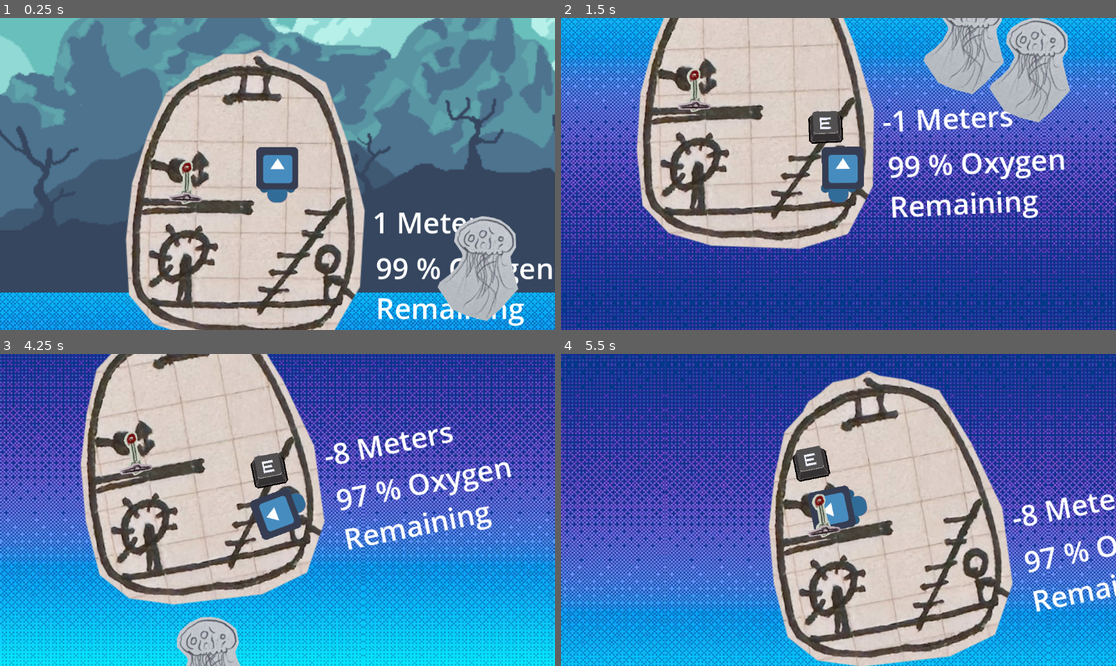
Above: before the commit, frames 1-4 (two rows, left to right).
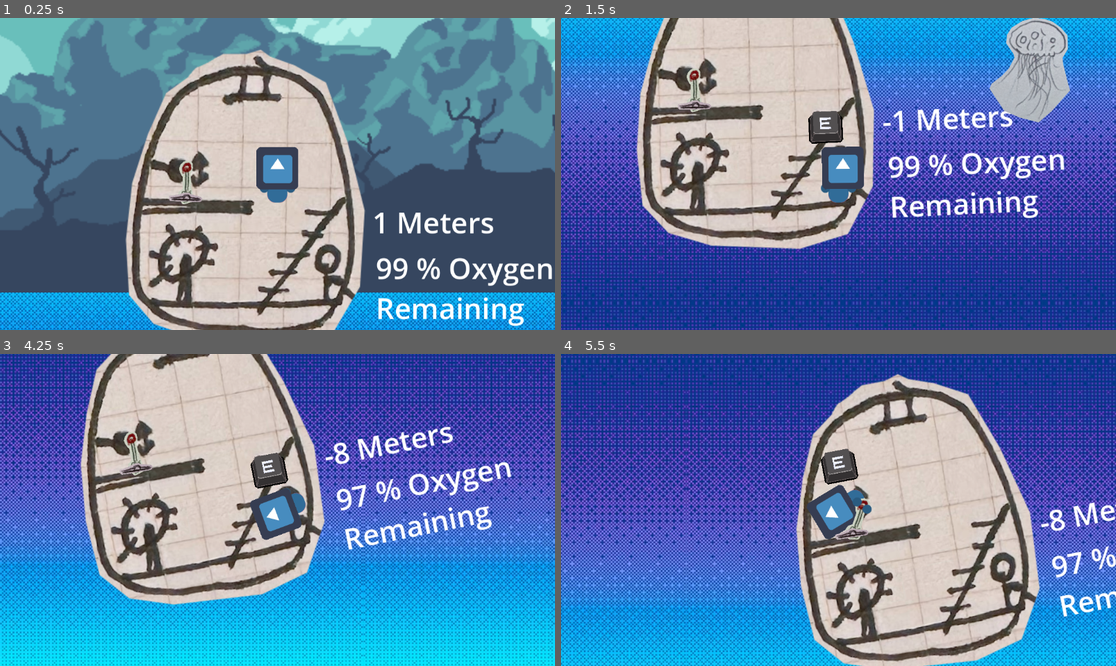
Above: after the commit, the same moments.

Repository: calzila/GGJ_2025
Game: Godot game, scene res://Overworld.tscn
The game is run twice, just before and just after one commit, with the same random seed, the same clock (stepped at 60 frames per second) and the same inputs. The engine's default icon, where the game draws it, is replaced by a stand-in: a white triangle on a blue panel in a dark square.
Inputs:
- Up to frame 1 (0.25 s): no input
- Up to frame 2 (1.5 s): tap Enter (ui_accept) at 0.5, 0.77 s; hold D (move_right) from 0.53 s (still down); tap E (Grab) at 0.6, 1.35 s
- Up to frame 3 (4.25 s): tap Enter (ui_accept) at 1.52, 3.02, 3.77 s; release D (move_right) at 2.03 s; hold A (move_left) 2.03-2.78 s; tap E (Grab) at 2.1, 2.85, 3.6 s; hold D (move_right) from 2.78 s (still down)
- Up to frame 4 (5.5 s): release D (move_right) at 4.28 s; hold A (move_left) 4.28-5.03 s; tap E (Grab) at 4.35, 5.1 s; tap Enter (ui_accept) at 4.52 s; hold D (move_right) from 5.03 s (still down)

The runs differ from the first frame. In frame 1, 3.3% of the frame differs, in the area x 78-94%, y 63-98%; in frame 2, 2.5%; in frame 3, 1.5%; in frame 4, 46%, in the area x 0-100%, y 0-100%.
Error in both runs: Invalid assignment of property or key 'playerIsHolding' with value of type 'bool' on a base object of type 'Nil'. (res://grabber.gd:35)

Commit message:
Spawning jellyfish off screen

Diff:
--- a/TheSub.tscn
+++ b/TheSub.tscn
@@ -6,6 +6,7 @@
 [ext_resource type="PackedScene" uid="uid://dafcx4ij3nrfj" path="res://grabber.tscn" id="4_0fm0l"]
 [ext_resource type="Script" path="res://remaining_oxygen.gd" id="5_ayy7u"]
 [ext_resource type="PackedScene" uid="uid://fnjl6irw0r44" path="res://Lever.tscn" id="6_3th0t"]
+[ext_resource type="Texture2D" uid="uid://cbpymf5bvqtou" path="res://icon.svg" id="7_oj24b"]
 
 [sub_resource type="RectangleShape2D" id="RectangleShape2D_33m84"]
 size = Vector2(19.9159, 316.904)
@@ -112,9 +113,14 @@
 
 [node name="FishSpawner_Pivot" type="Node2D" parent="."]
 position = Vector2(0, -208)
-rotation = 6.28319
+rotation = -1.55334
 
 [node name="FishSpawner_Point" type="Node2D" parent="FishSpawner_Pivot"]
-position = Vector2(0, 500)
+position = Vector2(0, 2000)
+
+[node name="Sprite2D" type="Sprite2D" parent="FishSpawner_Pivot/FishSpawner_Point"]
+z_index = 6
+scale = Vector2(0.64, 0.64)
+texture = ExtResource("7_oj24b")
 
 [connection signal="timeout" from="TimerFishSpawn" to="." method="_on_timer_fish_spawn_timeout"]
--- a/the_sub.gd
+++ b/the_sub.gd
@@ -67,13 +67,13 @@
 
 func _spawn_a_fish():
 	# randomize the spawn position of the fish.
-	$FishSpawner_Pivot.rotation = randf_range(0,360)
+	$FishSpawner_Pivot.rotation = randf_range(-1,1)
 
 	# Actually spawn in the fish.
 	var fishInstance = newFish.instantiate()
 	add_child(fishInstance)
 	fishInstance.global_position = $FishSpawner_Pivot/FishSpawner_Point.global_position
-	$TimerFishSpawn.start(2)
+	$TimerFishSpawn.start(0.25)
 	pass
 
 
Not shown: 1 places in TheSub.tscn that only renumber resources
